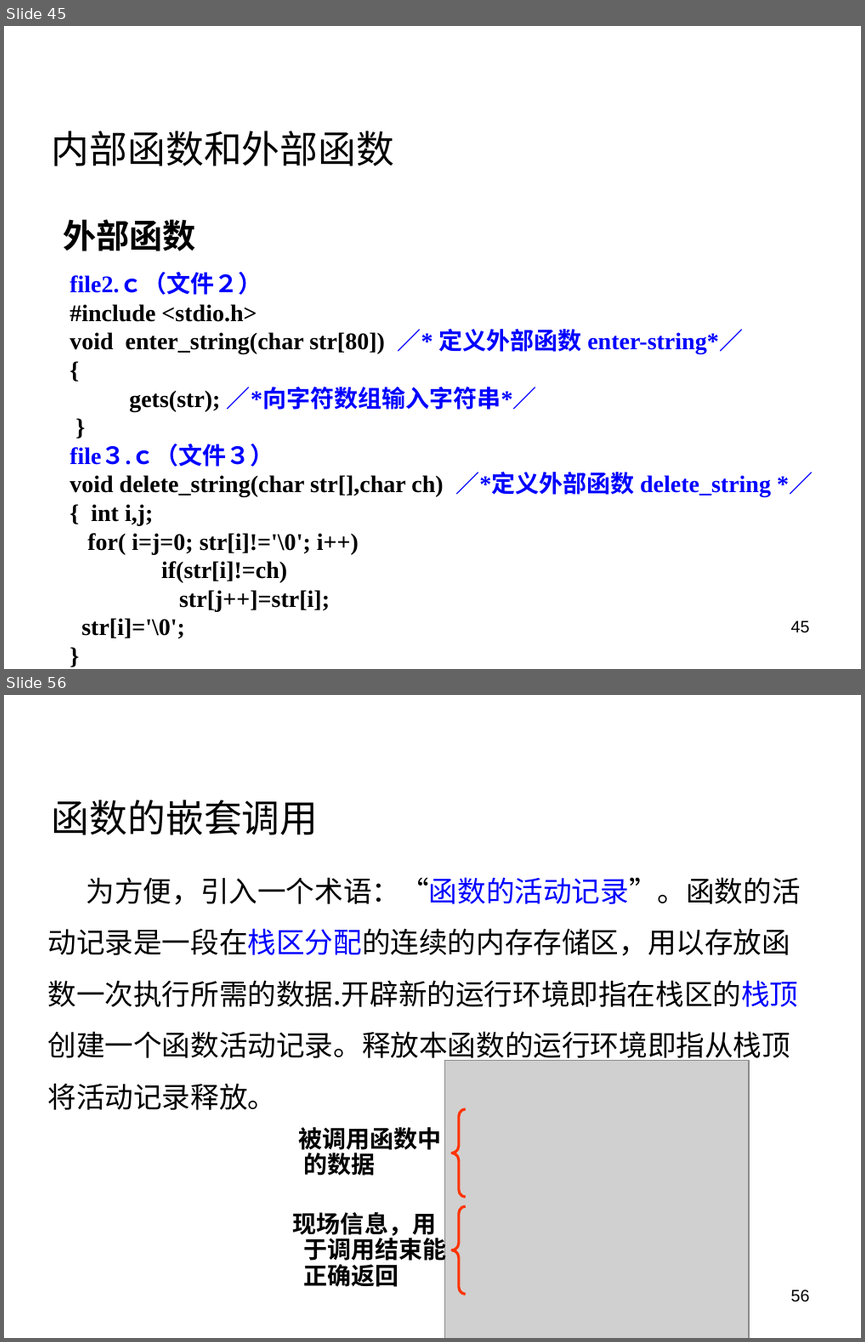
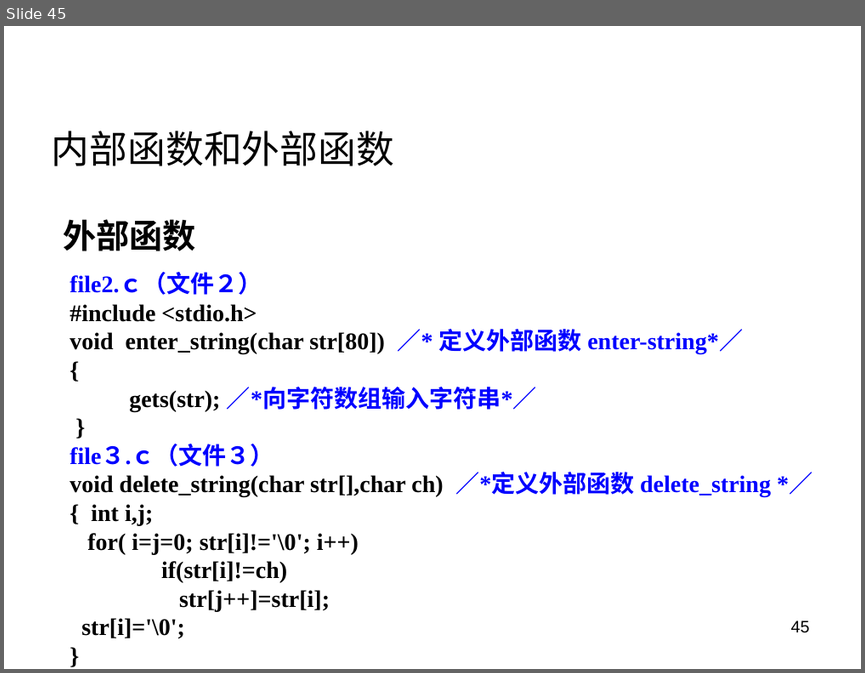
Before and after one commit to rshouc/Advanced-Programming-2018-Autumn, a slide deck: Slides/10 函数（2）.pptx. Shown one above the other, each under a label of ours: slides 45 and 56 before the commit, slide 45 after it; the slides between them are not shown. The pictures are 865x1342 and 865x673 pixels, drawn with LibreOffice and Linux fonts; fonts in the diff are those of the drawing; grey boxes stand for pictures; background and template pictures are left out. Boxes give left, top, right and bottom in pixels: in the first picture for what was removed or moved away, otherwise in the second. Text is boxed around its words. In the diff, an @@ line names an element or a change of style, - is before the commit and + after.

```diff
--- a/Slides/10 函数（2）.pptx
+++ b/Slides/10 函数（2）.pptx
@@ slide 56 removed at [4, 695, 861, 1338], background picture (left out) @@
@@ text removed at [324, 705, 712, 755] @@
-高级语言程序设计—函数
@@ text removed at [52, 800, 318, 835] @@
-函数的嵌套调用
@@ text removed at [48, 877, 800, 1110] @@
-为方便，引入一个术语：“函数的活动记录”。函数的活动记录是一段在栈区分配的连续的内存存储区，用以存放函数一次执行所需的数据.开辟新的运行环境即指在栈区的栈顶创建一个函数活动记录。释放本函数的运行环境即指从栈顶将活动记录释放。
@@ picture removed at [445, 1060, 749, 1338] @@
@@ text removed at [298, 1127, 441, 1175] @@
-被调用函数中的数据
@@ left brace removed at [452, 1109, 466, 1197] @@
@@ text removed at [293, 1212, 446, 1287] @@
-现场信息，用于调用结束能正确返回
@@ left brace removed at [452, 1206, 466, 1293] @@
@@ page number removed at [791, 1289, 810, 1302] @@
-56
```
Also in this commit, not shown: 21 other slides removed, 2 other files.
